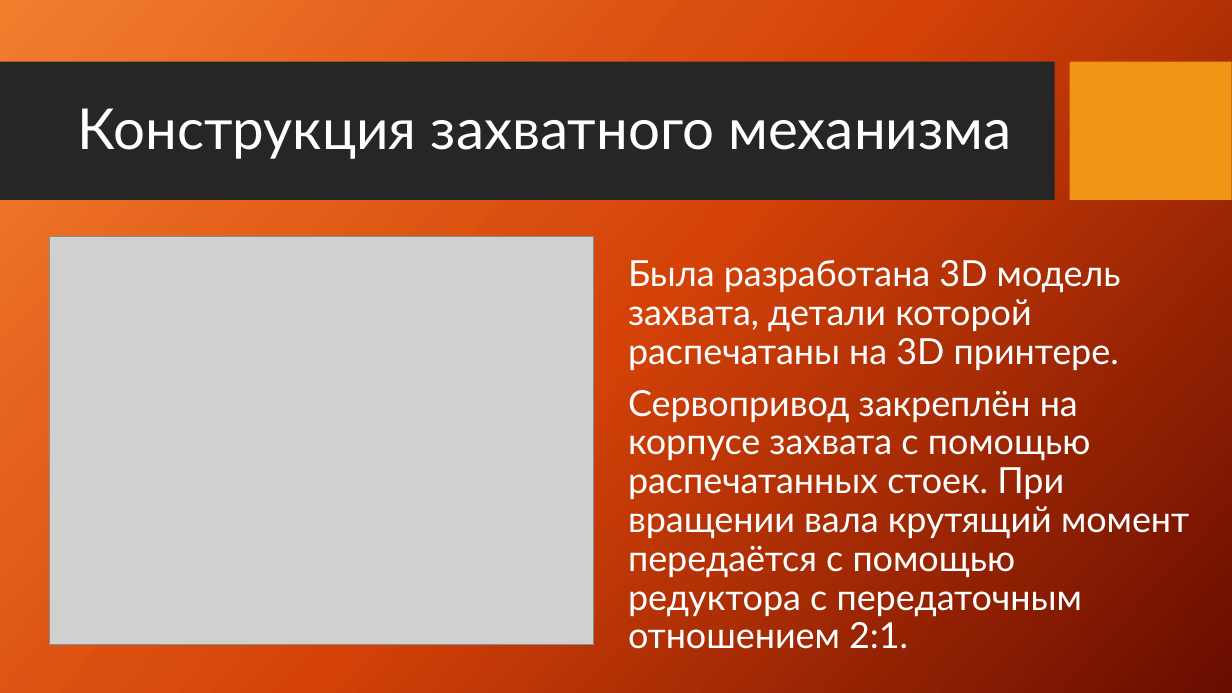
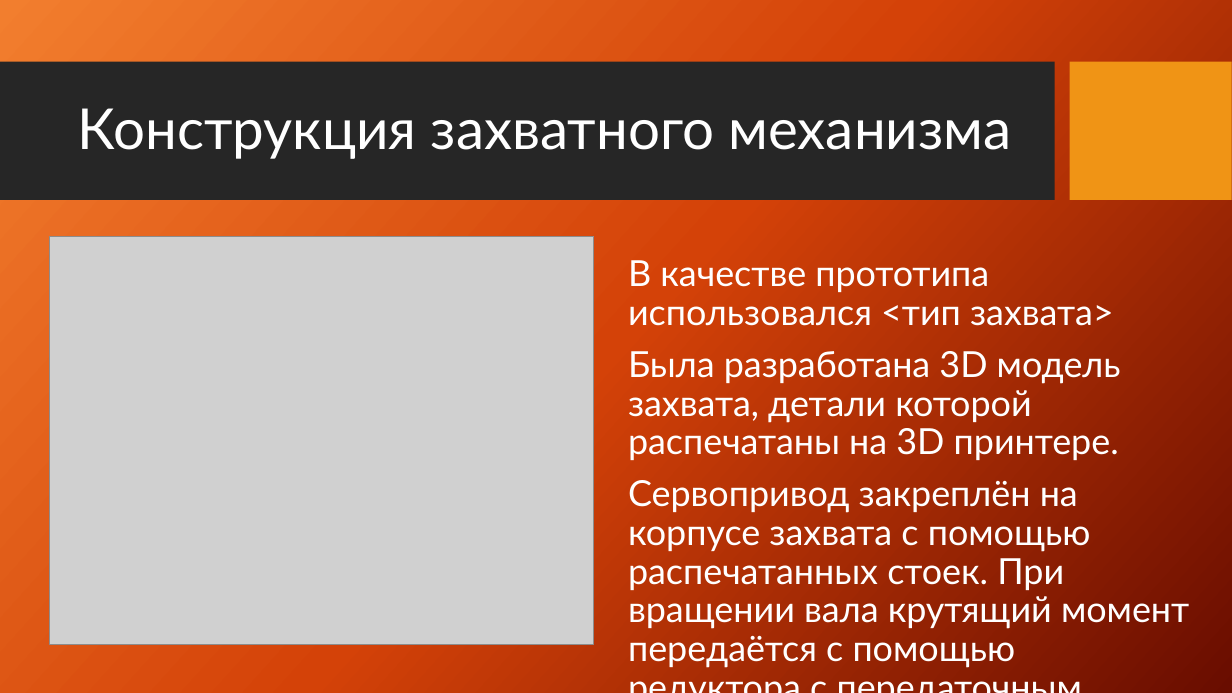
Before and after one commit to vladubase/WorldSkillsBelarus2020, a slide deck: slide 8 of Presentation/Презентация проектных решений.pptx (slide 6 before the commit). Drawn at 1232x693 pixels with LibreOffice and Linux fonts; fonts in the diff are those of the drawing; grey boxes stand for pictures; background and template pictures are left out. Boxes give left, top, right and bottom in pixels: in the first picture for what was removed or moved away, otherwise in the second. Text is boxed around its words. In the diff, an @@ line names an element or a change of style, - is before the commit and + after.

```diff
--- a/Presentation/Презентация проектных решений.pptx
+++ b/Presentation/Презентация проектных решений.pptx
@@ text at (628, 260, 1114, 326): paragraph added @@
+В качестве прототипа использовался <тип захвата>
```
Also in this commit, not shown: 6 other slides changed, 4 slides added.
